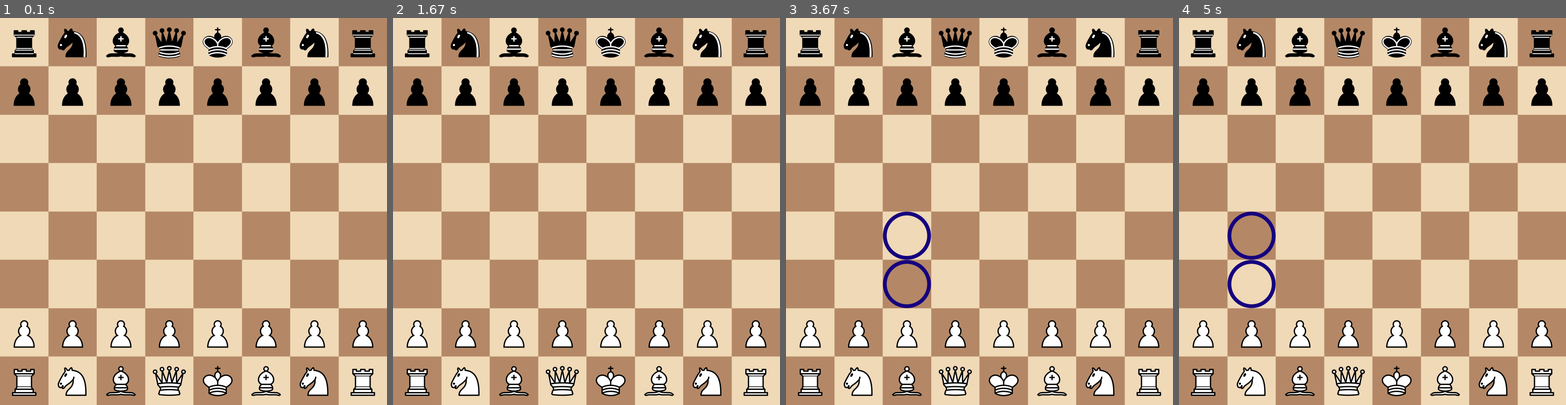
Above: before the commit, frames 1-4 (left to right).
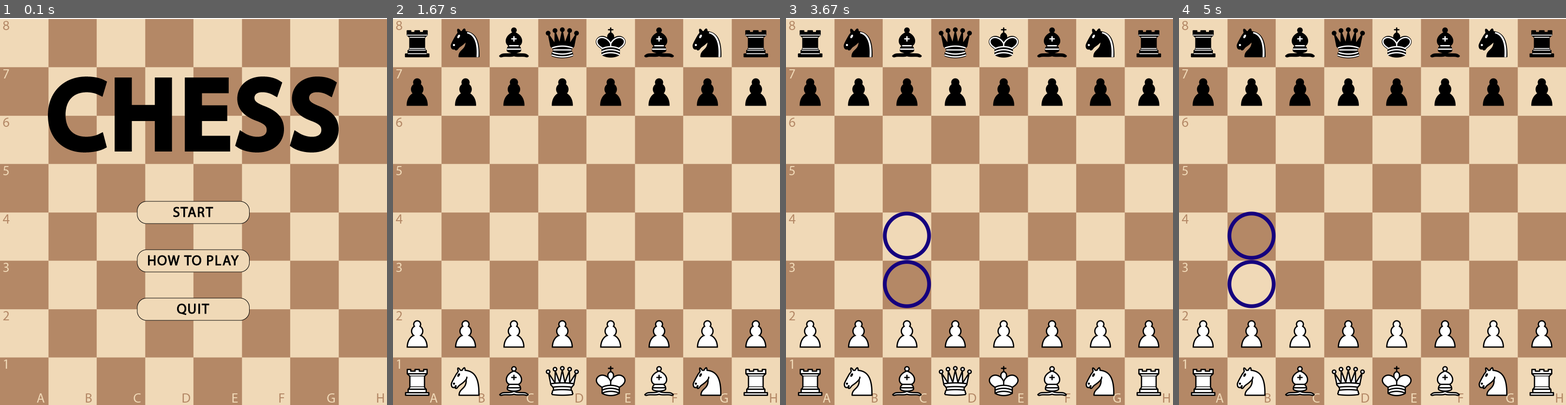
Above: after the commit, the same moments.

Repository: kreve-github/Chess-pygame
Game: pygame game, started from chess.py
The game is run twice, just before and just after one commit, with the same random seed, the same clock (stepped at 60 frames per second) and the same inputs.
Inputs (mouse positions are in pixels of both pictures, inside the frame that each line leads up to):
- Up to frame 1 (0.1 s): no input
- Up to frame 2 (1.67 s): click (586, 211) at 0.38 s; click (729, 346) at 0.72 s; press the mouse at (729, 346) at 1.03 s; move the mouse to (656, 304) at 1.13 s; release the mouse at (586, 257) at 1.27 s
- Up to frame 3 (3.67 s): click (1114, 312) at 1.88 s; press the mouse at (1114, 312) at 2.2 s; move the mouse to (987, 238) at 2.3 s; release the mouse at (855, 161) at 2.43 s; click (921, 323) at 3.38 s
- Up to frame 4 (5 s): press the mouse at (1314, 323) at 3.7 s; move the mouse to (1283, 281) at 3.8 s; release the mouse at (1252, 234) at 3.93 s; click (1395, 319) at 4.05 s; press the mouse at (1395, 319) at 4.37 s; move the mouse to (1438, 281) at 4.47 s; release the mouse at (1484, 242) at 4.6 s; click (1237, 346) at 4.72 s

The runs differ from the first frame. In frame 1, 21% of the frame differs, in the area x 0-100%, y 0-100%; in frame 2, 2.3%; in frame 3, 2.3%; in frame 4, 2.3%.

Commit message:
added main menu + minor bugfixes

Diff:
--- a/chess.py
+++ b/chess.py
@@ -1,5 +1,6 @@
 import pygame
 import os
+import webbrowser
 
 window = pygame.display.set_mode((800,800))
 pygame.display.set_caption("Chess")
@@ -22,6 +23,7 @@
 black_win = pygame.image.load(os.path.join("Assets", 'BlackWin.png')).convert_alpha()
 stalemate = pygame.image.load(os.path.join("Assets", 'Stalemate.png')).convert_alpha()
 insuff_mat = pygame.image.load(os.path.join("Assets", 'InsuffMat.png')).convert_alpha()
+main_menu = pygame.image.load(os.path.join("Assets", 'MainMenu.png')).convert_alpha()
 
 class Player:
     def __init__(self, color, king_row, pawn_row):
@@ -284,6 +286,8 @@
 
 def draw_screen(winner):
     window.blit(checkboard_image, (0, 0))
+    if menu:
+        window.blit(main_menu, (0, 0))
     for piece in active_pieces():
         window.blit(piece.image, piece.get_coords())
     try:
@@ -312,20 +316,39 @@
     pygame.display.update()
 
 def chess():
-    global marks, turn
-    spawn_pieces()
+    global marks, turn, menu
     selected_piece = False
     turn = WHITE
     winner = None
-    castles = [2,6]
-
-    game = True
+    menu = True
+
     run = True
     while run:
 
         for event in pygame.event.get():
             if event.type == pygame.QUIT:
                 run = False
+
+            while menu:
+                start = pygame.Rect(285, 378, 230, 45)
+                h2p = pygame.Rect(285, 478, 230, 45)
+                quit = pygame.Rect(285, 578, 230, 45)
+                for event in pygame.event.get():
+                    if event.type == pygame.QUIT:
+                        menu = False
+                        run = False
+                    if event.type == pygame.MOUSEBUTTONUP:
+                        m_pos = pygame.mouse.get_pos()
+                        if start.collidepoint(m_pos):
+                            game = True
+                            menu = False
+                            spawn_pieces()
+                        if quit.collidepoint(m_pos):
+                            run = False
+                            menu = False
+                        if h2p.collidepoint(m_pos):
+                            webbrowser.open('https://www.chess.com/learn-how-to-play-chess')
+                draw_screen(None)
 
             if game:
                 if event.type == pygame.MOUSEBUTTONUP:
@@ -346,7 +369,6 @@
                                     piece.player.pieces.remove(piece)
                                     piece = Queen(piece.player, piece.square)
                                 turn = enemy(turn)
-                                print(turn.king.can_castle())
                                 if turn.has_moves() == False:
                                     game = False
                                 break
Binary file added: Assets/MainMenu.png
Binary file changed: Assets/checkboard.png
